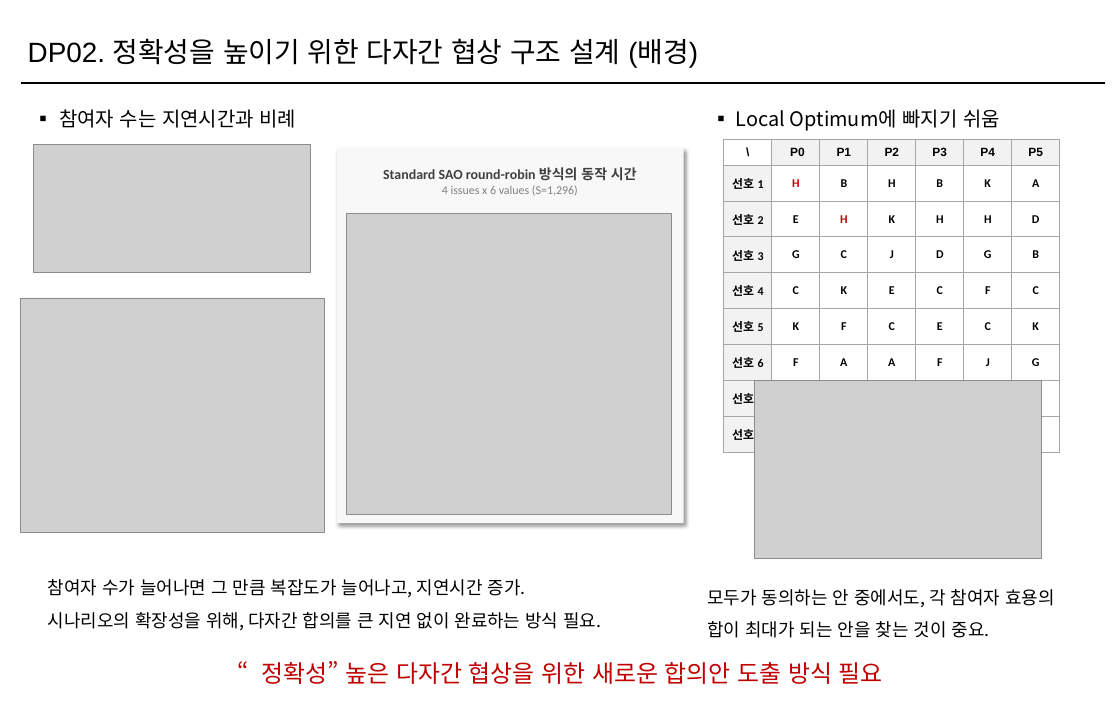
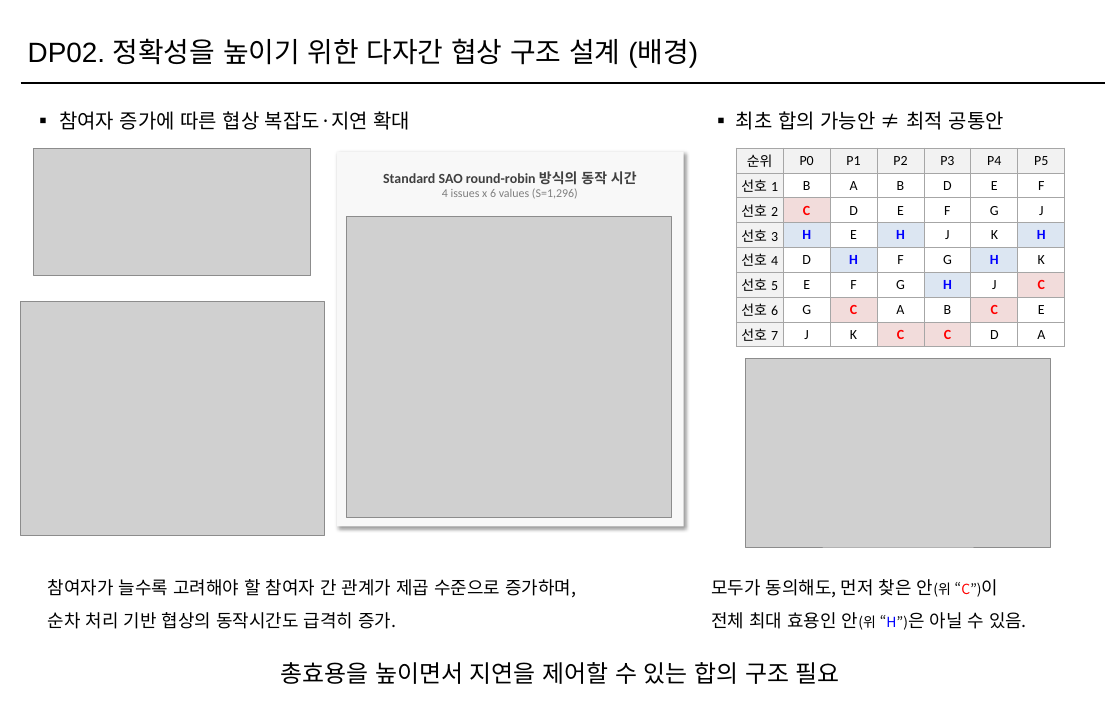
Before and after one commit to Sunwoo-Nam/architect-teamproject, a slide deck: slide 1 of docs/changbae/51-1A-vs-2-구조도/51-1A-vs-2-구조도.pptx. Drawn at 1120x717 pixels with LibreOffice and Linux fonts; fonts in the diff are those of the drawing; grey boxes stand for pictures. Boxes give left, top, right and bottom in pixels: in the first picture for what was removed or moved away, otherwise in the second. Text is boxed around its words. In the diff, an @@ line names an element or a change of style, - is before the commit and + after.

```diff
--- a/docs/changbae/51-1A-vs-2-구조도/51-1A-vs-2-구조도.pptx
+++ b/docs/changbae/51-1A-vs-2-구조도/51-1A-vs-2-구조도.pptx
@@ text at bbox=[59, 111, 411, 130]: text changed @@
-▪ 참여자 수는 지연시간과 비례
+▪ 참여자 증가에 따른 협상 복잡도·지연 확대
@@ text at bbox=[736, 111, 1004, 130]: text changed @@
-▪ Local Optimum에 빠지기 쉬움
+▪ 최초 합의 가능안 ≠ 최적 공통안
@@ table at bbox=[736, 148, 1063, 347] @@
-row 1: \ | P0 | P1 | P2 | P3 | P4 | P5
-row 2: 선호 1 | H | B | H | B | K | A
-row 3: 선호 2 | E | H | K | H | H | D
-row 4: 선호 3 | G | C | J | D | G | B
-row 5: 선호 4 | C | K | E | C | F | C
-row 6: 선호 5 | K | F | C | E | C | K
-row 7: 선호 6 | F | A | A | F | J | G
-row 8: 선호 7 | D | G | D | G | E | E
-row 9: 선호 8 | J | J | B | A | B | H
+row 1: 순위 | P0 | P1 | P2 | P3 | P4 | P5
+row 2: 선호 1 | B | A | B | D | E | F
+row 3: 선호 2 | C | D | E | F | G | J
+row 4: 선호 3 | H | E | H | J | K | H
+row 5: 선호 4 | D | H | F | G | H | K
+row 6: 선호 5 | E | F | G | H | J | C
+row 7: 선호 6 | G | C | A | B | C | E
+row 8: 선호 7 | J | K | C | C | D | A
@@ table: place and size @@
-table at bbox=[724, 140, 1060, 444]
+table at bbox=[736, 148, 1063, 347]
@@ 2 pictures, 1 text: place and size @@
-2 pictures, 1 text at bbox=[34, 145, 672, 514]
+2 pictures, 1 text at bbox=[34, 148, 672, 518]
@@ picture: place and size @@
-picture at bbox=[755, 381, 1042, 559]
+picture at bbox=[746, 358, 1050, 547]
@@ text at bbox=[48, 579, 576, 629]: text changed @@
-참여자 수가 늘어나면 그 만큼 복잡도가 늘어나고, 지연시간 증가.
-시나리오의 확장성을 위해, 다자간 합의를 큰 지연 없이 완료하는 방식 필요.
+참여자가 늘수록 고려해야 할 참여자 간 관계가 제곱 수준으로 증가하며,
+순차 처리 기반 협상의 동작시간도 급격히 증가.
@@ text at bbox=[711, 579, 1027, 630]: text changed @@
-모두가 동의하는 안 중에서도, 각 참여자 효용의 합이 최대가 되는 안을 찾는 것이 중요.
+모두가 동의해도, 먼저 찾은 안(위 “C”)이
+전체 최대 효용인 안(위 “H”)은 아닐 수 있음.
@@ text at bbox=[280, 662, 840, 684]: text changed; font Noto Sans CJK KR to Calibri; text colour #C00000 to #000000 @@
-“정확성” 높은 다자간 협상을 위한 새로운 합의안 도출 방식 필요
+총효용을 높이면서 지연을 제어할 수 있는 합의 구조 필요
```
Also in this commit, not shown: 1 other slide changed, 1 slide added.
